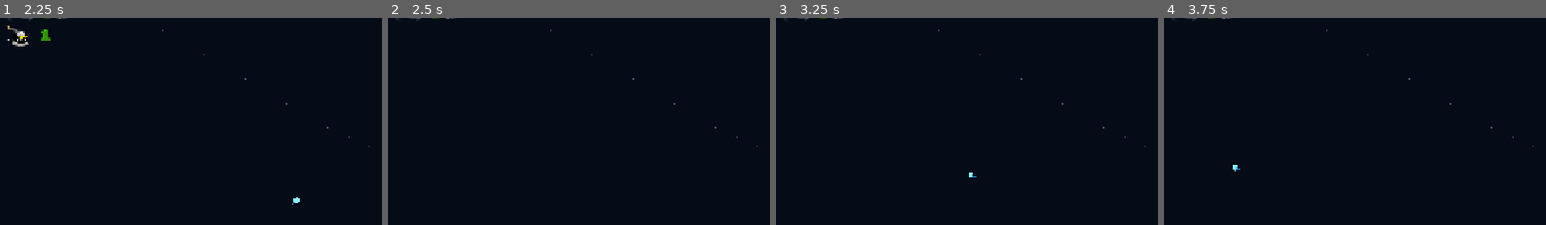
Above: before the commit, frames 1-4 (left to right).
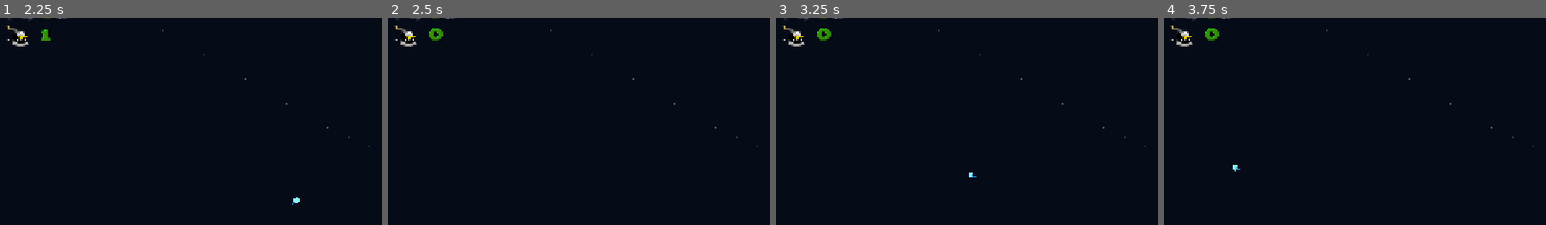
Above: after the commit, the same moments.

Repository: Iulian-hub/RUNAWAY-RABBIT-DECOMP
Game: Godot game, scene res://scenes/main.tscn
Same seed, same stepped clock (60 frames per second), same inputs: the game is played once before the commit and once after it. This scene is started directly instead of the project's main scene.
Inputs (mouse positions are % of the whole screen's width and height, from its top left):
- Up to frame 1 (2.25 s): tap Enter at 0.5 s; move the mouse to (72, 47) at 0.52 s; hold D (move_right) 0.53-1.28 s; right-click (72, 47) at 0.6 s; click (72, 47) at 0.67 s; move the mouse to (30, 57) at 1.27 s; hold A (move_left) 1.28-2.03 s; right-click (30, 57) at 1.35 s; move the mouse to (60, 29) at 2.02 s; press the mouse at (60, 29) at 2.03 s; hold D (move_right) from 2.03 s (still down)
- Up to frame 2 (2.5 s): keep holding D (move_right); right-click (60, 29) at 2.3 s
- Up to frame 3 (3.25 s): keep holding D (move_right); move the mouse to (45, 73) at 2.77 s; release the mouse at (45, 73) at 2.78 s; right-click (45, 73) at 2.85 s; click (45, 73) at 2.92 s
- Up to frame 4 (3.75 s): move the mouse to (80, 67) at 3.52 s; release D (move_right) at 3.53 s; hold A (move_left) from 3.53 s (still down); right-click (80, 67) at 3.6 s
The pictures show only the part of the screen within x 0-50%, y 20-70%; the shares and areas given below are measured in that part.

Frame 1 is identical in both runs. In frame 2, 0.4% of the frame differs, in the area x 1-15%, y 3-14%; in frame 3, 0.4%; in frame 4, 0.4%.

Commit message:
Keep resource icons visible at zero like life indicator

Diff:
--- a/runaway-rabbit-clona/scripts/ui/gameplay_hud.gd
+++ b/runaway-rabbit-clona/scripts/ui/gameplay_hud.gd
@@ -44,16 +44,12 @@
 
 func set_bombs(value: int) -> void:
 	bombs_text.text = str(maxi(0, value))
-	bombs_bar.visible = value > 0
-	bombs_text.visible = value > 0
 
 func set_score(value: int) -> void:
 	score_text.text = "$" + str(maxi(0, value)).pad_zeros(7)
 
 func set_shields(value: int) -> void:
 	shields_text.text = str(maxi(0, value))
-	shield_bar.visible = value > 0
-	shields_text.visible = value > 0
 
 func set_beam_charge(value: float) -> void:
 	var ratio := clampf(value, 0.01, 1.0)
